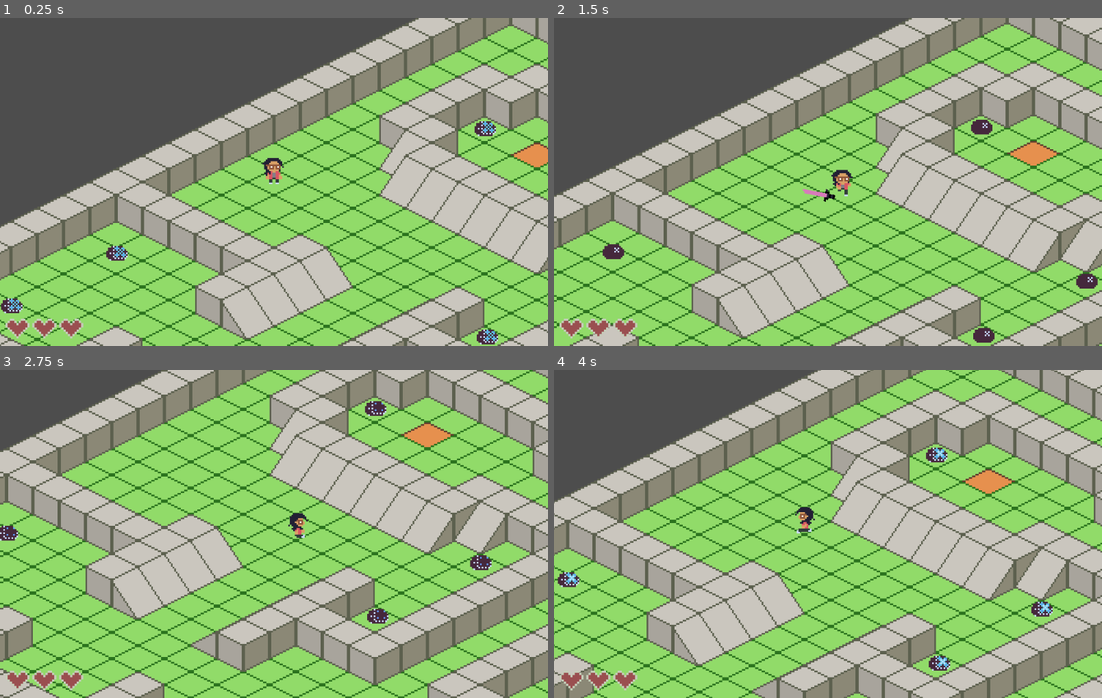
Above: before the commit, frames 1-4 (two rows, left to right).
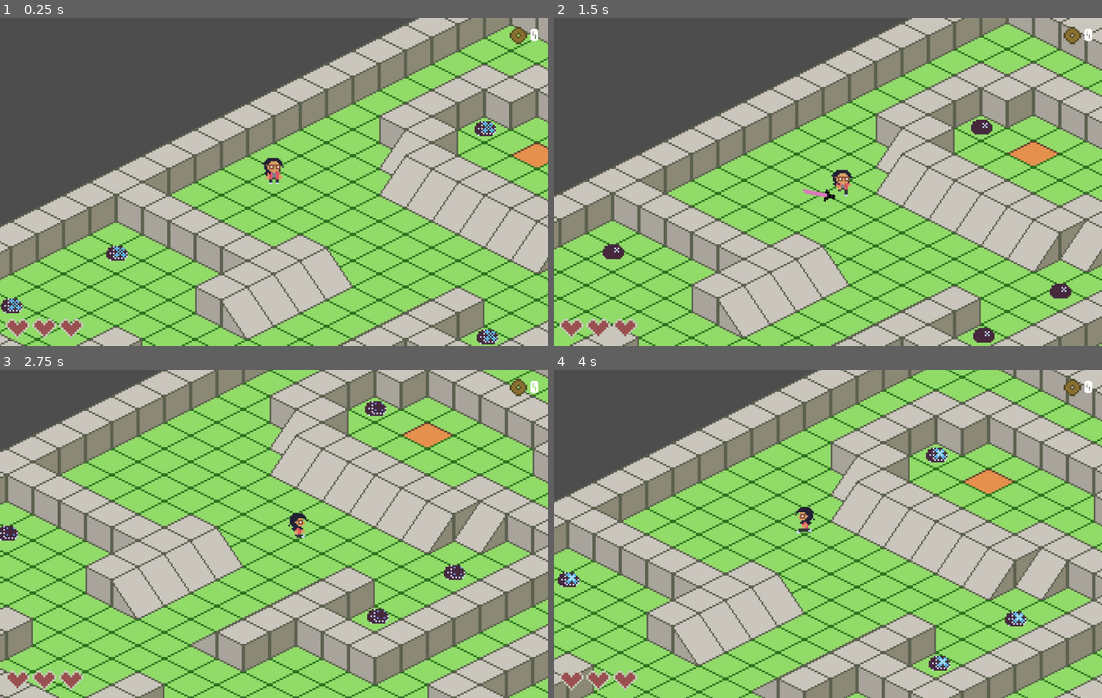
Above: after the commit, the same moments.

Repository: gaboma19/dustership
Game: Godot game, scene res://scenes/combat/combat.tscn
Two runs of this game, one before a commit and one after it. Both use one fixed random seed, a clock stepped at 60 frames per second and the inputs below.
Inputs (mouse positions are in pixels of both pictures, inside the frame that each line leads up to):
- Up to frame 1 (0.25 s): no input
- Up to frame 2 (1.5 s): move the mouse to (948, 165) at 0.52 s; press the mouse at (948, 165) at 0.53 s; hold D (move_right) 0.53-1.28 s; move the mouse to (718, 198) at 1.27 s; release the mouse at (718, 198) at 1.28 s; hold S (move_down) from 1.28 s (still down); click (718, 198) at 1.35 s
- Up to frame 3 (2.75 s): move the mouse to (328, 461) at 2.02 s; release S (move_down) at 2.03 s; press the mouse at (328, 461) at 2.03 s; hold D (move_right) from 2.03 s (still down)
- Up to frame 4 (4 s): move the mouse to (800, 599) at 2.77 s; release D (move_right) at 2.78 s; release the mouse at (800, 599) at 2.78 s; hold Up (move_up) 2.78-3.53 s; click (800, 599) at 2.85 s; move the mouse to (992, 583) at 3.52 s; press the mouse at (992, 583) at 3.53 s; hold A (move_left) from 3.53 s (still down)

The runs differ from the first frame. In frame 1, 0.2% of the frame differs, in the area x 93-99%, y 2-9%; in frame 2, 0.5%; in frame 3, 0.5%, in the area x 81-99%, y 2-64%; in frame 4, 0.5%.

Commit message:
add steel pickups

Diff:
--- a/project.godot
+++ b/project.godot
@@ -17,8 +17,8 @@
 
 [autoload]
 
+GameEvents="*res://scenes/autoload/game_events.tscn"
 PlayerVariables="*res://scenes/autoload/player_variables.tscn"
-GameEvents="*res://scenes/autoload/game_events.tscn"
 
 [display]
 
@@ -83,6 +83,7 @@
 2d_physics/layer_2="Player"
 2d_physics/layer_3="PlayerAttacks"
 2d_physics/layer_4="EnemyAttacks"
+2d_physics/layer_5="PlayerPickup"
 
 [rendering]
 
--- /dev/null
+++ b/resources/pixellari.tres
@@ -0,0 +1,8 @@
+[gd_resource type="FontVariation" load_steps=2 format=3 uid="uid://vruy23h2oe6v"]
+
+[ext_resource type="FontFile" uid="uid://c1fndwv2tyfbk" path="res://assets/pixellari/Pixellari.ttf" id="1_bnpip"]
+
+[resource]
+base_font = ExtResource("1_bnpip")
+spacing_top = 2
+spacing_bottom = -2
--- a/resources/theme.tres
+++ b/resources/theme.tres
@@ -1,6 +1,6 @@
 [gd_resource type="Theme" load_steps=2 format=3 uid="uid://dvxsu1p51t4yo"]
 
-[ext_resource type="FontFile" uid="uid://c1fndwv2tyfbk" path="res://assets/pixellari/Pixellari.ttf" id="1_i63ck"]
+[ext_resource type="FontVariation" uid="uid://vruy23h2oe6v" path="res://resources/pixellari.tres" id="1_38iv3"]
 
 [resource]
-default_font = ExtResource("1_i63ck")
+default_font = ExtResource("1_38iv3")
--- a/scenes/autoload/game_events.gd
+++ b/scenes/autoload/game_events.gd
@@ -1,7 +1,12 @@
 extends Node
 
-signal player_damaged()
+signal player_damaged
+signal steel_collected(value: int)
 
 
 func emit_player_damaged():
 	player_damaged.emit()
+
+
+func emit_steel_collected(value: int):
+	steel_collected.emit(value)
--- a/scenes/autoload/player_variables.gd
+++ b/scenes/autoload/player_variables.gd
@@ -2,3 +2,12 @@
 
 var current_health: int
 var max_health: int
+var steel: int = 0
+
+
+func _ready():
+	GameEvents.steel_collected.connect(on_steel_collected)
+
+
+func on_steel_collected(value: int):
+	steel += value
--- a/scenes/combat/combat.gd
+++ b/scenes/combat/combat.gd
@@ -1,4 +1,4 @@
-extends Node
+extends Node2D
 
 @onready var player: Player = %Player
 
--- a/scenes/combat/combat.tscn
+++ b/scenes/combat/combat.tscn
@@ -7,12 +7,16 @@
 [ext_resource type="PackedScene" uid="uid://ggvy8hstsf8l" path="res://scenes/entities/philo/philo.tscn" id="3_0rarn"]
 [ext_resource type="Script" path="res://scripts/game_camera.gd" id="3_6cnxa"]
 [ext_resource type="PackedScene" uid="uid://b7qlpio0l5g3f" path="res://scenes/combat/pathfinding_tilemap.tscn" id="3_qdqo6"]
+[ext_resource type="PackedScene" uid="uid://bq2c31lypfsj1" path="res://scenes/ui/steel_counter.tscn" id="4_inq1y"]
 
-[node name="Combat" type="Node"]
+[node name="Combat" type="Node2D"]
+y_sort_enabled = true
 script = ExtResource("1_kbpov")
 end_screen_scene = ExtResource("2_0ixah")
 
 [node name="HealthBar" parent="." instance=ExtResource("1_vt4ch")]
+
+[node name="SteelCounter" parent="." instance=ExtResource("4_inq1y")]
 
 [node name="GameCamera" type="Camera2D" parent="."]
 position = Vector2(-112, -72)
@@ -26,7 +30,7 @@
 layer_1/tile_data = PackedInt32Array(786429, 65536, 3, 786430, 65536, 3, 786431, 65536, 3, 720896, 0, 3, 196597, 0, 3,  …(5447 unchanged characters)…
 layer_2/name = "ceiling"
 layer_2/y_sort_enabled = true
-layer_2/z_index = 1
+layer_2/z_index = 2
 layer_2/navigation_enabled = false
 layer_2/tile_data = PackedInt32Array(-131054, 262144, 6, -131053, 262144, 6, -196589, 0, 6, -196590, 0, 6)
 
@@ -39,7 +43,7 @@
 health_bar = NodePath("../../HealthBar")
 
 [node name="Philo" parent="Entities" instance=ExtResource("3_0rarn")]
-position = Vector2(80, -8)
+position = Vector2(64, 0)
 
 [node name="Philo2" parent="Entities" instance=ExtResource("3_0rarn")]
 position = Vector2(16, 24)
--- /dev/null
+++ b/scenes/components/steel_drop_component.gd
@@ -0,0 +1,27 @@
+extends Node
+
+@export_range(0, 1) var drop_percent: float = 0.5
+@export var health_component: Node
+
+var steel_scene = preload("res://scenes/entities/steel/steel.tscn")
+
+
+func _ready():
+	(health_component as HealthComponent).died.connect(on_died)
+
+
+func on_died():
+	if steel_scene == null:
+		return
+
+	if not owner is Node2D:
+		return
+
+	if randf() > drop_percent:
+		return
+
+	var spawn_position = (owner as Node2D).global_position
+	var steel_instance = steel_scene.instantiate()
+	var entities_layer = get_tree().get_first_node_in_group("entities")
+	entities_layer.add_child(steel_instance)
+	steel_instance.global_position = spawn_position
--- /dev/null
+++ b/scenes/components/steel_drop_component.tscn
@@ -0,0 +1,6 @@
+[gd_scene load_steps=2 format=3 uid="uid://dd20ju6l4rhiy"]
+
+[ext_resource type="Script" path="res://scenes/components/steel_drop_component.gd" id="1_rw68y"]
+
+[node name="SteelDropComponent" type="Node"]
+script = ExtResource("1_rw68y")
--- a/scenes/entities/philo/philo.tscn
+++ b/scenes/entities/philo/philo.tscn
@@ -7,6 +7,7 @@
 [ext_resource type="PackedScene" uid="uid://bad0hk0t7q50h" path="res://scenes/components/hurtbox_component.tscn" id="2_xgd4y"]
 [ext_resource type="PackedScene" uid="uid://dmoxbd2k6knqn" path="res://scenes/components/hit_flash_component.tscn" id="4_2drbo"]
 [ext_resource type="Shader" path="res://scenes/components/hit_flash_component_material.gdshader" id="5_imsff"]
+[ext_resource type="PackedScene" uid="uid://dd20ju6l4rhiy" path="res://scenes/components/steel_drop_component.tscn" id="6_6lyqc"]
 [ext_resource type="PackedScene" uid="uid://bqp027bkxbbdq" path="res://scenes/components/death_component.tscn" id="6_m3bhp"]
 [ext_resource type="PackedScene" uid="uid://txlnj5q7hlne" path="res://scripts/state_machine/state_machine.tscn" id="6_mnpyb"]
 [ext_resource type="Script" path="res://scenes/entities/philo/states/idle.gd" id="7_bsmhr"]
@@ -206,6 +207,10 @@
 sprite = NodePath("../Sprite2D")
 hit_flash_material = SubResource("ShaderMaterial_8i80p")
 
+[node name="SteelDropComponent" parent="." node_paths=PackedStringArray("health_component") instance=ExtResource("6_6lyqc")]
+drop_percent = 1.0
+health_component = NodePath("../HealthComponent")
+
 [node name="DeathComponent" parent="." node_paths=PackedStringArray("health_component", "sprite") instance=ExtResource("6_m3bhp")]
 health_component = NodePath("../HealthComponent")
 sprite = NodePath("../Sprite2D")
@@ -259,7 +264,7 @@
 offset = Vector2(0, -6)
 hframes = 6
 vframes = 6
-frame = 14
+frame = 10
 metadata/_aseprite_wizard_config_ = {
 "i_mode": -1,
 "keep_anim_length": false,
--- a/scenes/entities/player/player.tscn
+++ b/scenes/entities/player/player.tscn
@@ -6,6 +6,9 @@
 [ext_resource type="PackedScene" uid="uid://dddqbw827wnsn" path="res://scenes/abilities/sword_ability_controller/sword_ability_controller.tscn" id="3_k1pfd"]
 [ext_resource type="PackedScene" uid="uid://b1qboeyt6528a" path="res://scenes/components/health_component.tscn" id="4_bveuy"]
 [ext_resource type="PackedScene" uid="uid://bdh07l2o7mvp5" path="res://scenes/components/ability_spawn_component.tscn" id="5_lbmhv"]
+
+[sub_resource type="CircleShape2D" id="CircleShape2D_iq7hs"]
+radius = 32.0
 
 [sub_resource type="CapsuleShape2D" id="CapsuleShape2D_rhy7w"]
 radius = 4.0
@@ -628,6 +631,27 @@
 [node name="Abilities" type="Node" parent="."]
 
 [node name="SwordAbilityController" parent="Abilities" instance=ExtResource("3_k1pfd")]
+
+[node name="PickupArea" type="Area2D" parent="."]
+visible = false
+collision_layer = 16
+collision_mask = 0
+
+[node name="CollisionShape2D" type="CollisionShape2D" parent="PickupArea"]
+shape = SubResource("CircleShape2D_iq7hs")
+
+[node name="PlayerHurtboxComponent" type="Area2D" parent="."]
+visible = false
+collision_layer = 0
+collision_mask = 8
+
+[node name="DamageIntervalTimer" type="Timer" parent="PlayerHurtboxComponent"]
+wait_time = 0.5
+one_shot = true
+
+[node name="CollisionShape2D" type="CollisionShape2D" parent="PlayerHurtboxComponent"]
+position = Vector2(0, -6)
+shape = SubResource("CapsuleShape2D_rhy7w")
 
 [node name="Sprite2D" type="Sprite2D" parent="."]
 texture_filter = 1
@@ -649,19 +673,6 @@
 "source": "res://art/gabriel/gabriel.aseprite"
 }
 
-[node name="PlayerHurtboxComponent" type="Area2D" parent="."]
-visible = false
-collision_layer = 0
-collision_mask = 8
-
-[node name="DamageIntervalTimer" type="Timer" parent="PlayerHurtboxComponent"]
-wait_time = 0.5
-one_shot = true
-
-[node name="CollisionShape2D" type="CollisionShape2D" parent="PlayerHurtboxComponent"]
-position = Vector2(0, -6)
-shape = SubResource("CapsuleShape2D_rhy7w")
-
 [node name="AnimationPlayer" type="AnimationPlayer" parent="."]
 libraries = {
 "": SubResource("AnimationLibrary_vs3ls")
--- /dev/null
+++ b/scenes/entities/steel/steel.gd
@@ -0,0 +1,44 @@
+extends Node2D
+
+@onready var sprite = $Sprite2D
+@onready var collision_shape_2d = $CollectionArea/CollisionShape2D
+
+@export var steel_value: int = 1
+
+
+func _ready():
+	$CollectionArea.area_entered.connect(on_collection_area_entered)
+
+
+func tween_collect(percent: float, start_position: Vector2):
+	var player = get_tree().get_first_node_in_group("player")
+	if player == null:
+		return
+
+	global_position = start_position.lerp(player.global_position, percent)
+	var direction_from_start = player.global_position - start_position
+
+	var target_rotation = direction_from_start.angle() + deg_to_rad(90)
+	rotation = lerp_angle(rotation, target_rotation, 1 - exp(-2 * get_process_delta_time()))
+
+
+func collect():
+	GameEvents.emit_steel_collected(steel_value)
+	queue_free()
+
+
+func disable_collision():
+	collision_shape_2d.disabled = true
+
+
+func on_collection_area_entered(_area: Area2D):
+	Callable(disable_collision).call_deferred()
+
+	var tween = create_tween()
+	tween.set_parallel()
+	tween.tween_method(tween_collect.bind(global_position), 0.0, 1.0, 0.5)\
+	.set_ease(Tween.EASE_IN)\
+	.set_trans(Tween.TRANS_BACK)
+	tween.tween_property(sprite, "scale", Vector2.ZERO, 0.05).set_delay(0.45)
+	tween.chain()
+	tween.tween_callback(collect)
--- /dev/null
+++ b/scenes/entities/steel/steel.tscn
@@ -0,0 +1,112 @@
+[gd_scene load_steps=6 format=3 uid="uid://b42vxidw5eb3m"]
+
+[ext_resource type="Script" path="res://scenes/entities/steel/steel.gd" id="1_djhec"]
+[ext_resource type="Texture2D" uid="uid://b314xfwo2enj5" path="res://assets/steel/steel.png" id="2_0qc3i"]
+
+[sub_resource type="Animation" id="Animation_37t5e"]
+length = 0.9
+loop_mode = 1
+step = 0.15
+tracks/0/type = "value"
+tracks/0/imported = false
+tracks/0/enabled = true
+tracks/0/path = NodePath("Sprite2D:texture")
+tracks/0/interp = 1
+tracks/0/loop_wrap = false
+tracks/0/keys = {
+"times": PackedFloat32Array(0),
+"transitions": PackedFloat32Array(1),
+"update": 1,
+"values": [ExtResource("2_0qc3i")]
+}
+tracks/1/type = "value"
+tracks/1/imported = false
+tracks/1/enabled = true
+tracks/1/path = NodePath("Sprite2D:hframes")
+tracks/1/interp = 1
+tracks/1/loop_wrap = false
+tracks/1/keys = {
+"times": PackedFloat32Array(0),
+"transitions": PackedFloat32Array(1),
+"update": 1,
+"values": [3]
+}
+tracks/2/type = "value"
+tracks/2/imported = false
+tracks/2/enabled = true
+tracks/2/path = NodePath("Sprite2D:vframes")
+tracks/2/interp = 1
+tracks/2/loop_wrap = false
+tracks/2/keys = {
+"times": PackedFloat32Array(0),
+"transitions": PackedFloat32Array(1),
+"update": 1,
+"values": [2]
+}
+tracks/3/type = "value"
+tracks/3/imported = false
+tracks/3/enabled = true
+tracks/3/path = NodePath("Sprite2D:visible")
+tracks/3/interp = 1
+tracks/3/loop_wrap = false
+tracks/3/keys = {
+"times": PackedFloat32Array(0),
+"transitions": PackedFloat32Array(1),
+"update": 1,
+"values": [true]
+}
+tracks/4/type = "value"
+tracks/4/imported = false
+tracks/4/enabled = true
+tracks/4/path = NodePath("Sprite2D:frame")
+tracks/4/interp = 1
+tracks/4/loop_wrap = false
+tracks/4/keys = {
+"times": PackedFloat32Array(0, 0.15, 0.3, 0.45, 0.6, 0.75),
+"transitions": PackedFloat32Array(1, 1, 1, 1, 1, 1),
+"update": 1,
+"values": [0, 1, 2, 3, 4, 5]
+}
+
+[sub_resource type="AnimationLibrary" id="AnimationLibrary_geyvy"]
+_data = {
+"default": SubResource("Animation_37t5e")
+}
+
+[sub_resource type="CircleShape2D" id="CircleShape2D_1k4bw"]
+radius = 16.0
+
+[node name="Steel" type="Node2D"]
+script = ExtResource("1_djhec")
+
+[node name="AnimationPlayer" type="AnimationPlayer" parent="."]
+libraries = {
+"": SubResource("AnimationLibrary_geyvy")
+}
+autoplay = "default"
+
+[node name="CollectionArea" type="Area2D" parent="."]
+collision_layer = 0
+collision_mask = 16
+
+[node name="CollisionShape2D" type="CollisionShape2D" parent="CollectionArea"]
+shape = SubResource("CircleShape2D_1k4bw")
+
+[node name="Sprite2D" type="Sprite2D" parent="."]
+texture_filter = 1
+texture = ExtResource("2_0qc3i")
+hframes = 3
+vframes = 2
+frame = 4
+metadata/_aseprite_wizard_config_ = {
+"i_mode": -1,
+"keep_anim_length": false,
+"layer": "",
+"o_ex_p": "",
+"o_folder": "",
+"o_name": "",
+"only_visible": false,
+"op_exp": true,
+"player": "AnimationPlayer",
+"source": "res://assets/steel/steel.aseprite"
+}
--- /dev/null
+++ b/scenes/ui/health_bar/empty_heart_panel.tscn
@@ -0,0 +1,22 @@
+[gd_scene load_steps=2 format=3 uid="uid://c5ma31chcek2c"]
+
+[ext_resource type="Texture2D" uid="uid://dic2u4u4fbo1a" path="res://assets/heart/empty_heart.png" id="1_tdn5b"]
+
+[node name="EmptyHeartPanel" type="Panel"]
+
+[node name="Sprite2D" type="Sprite2D" parent="."]
+texture_filter = 1
+scale = Vector2(4, 4)
+texture = ExtResource("1_tdn5b")
+metadata/_aseprite_wizard_config_ = {
+"i_mode": 1,
+"keep_anim_length": false,
+"layer": "",
+"o_ex_p": "",
+"o_folder": "",
+"o_name": "",
+"only_visible": false,
+"op_exp": false,
+"player": "",
+"source": "res://assets/heart/heart.aseprite"
+}
--- a/scenes/ui/health_bar/health_bar.gd
+++ b/scenes/ui/health_bar/health_bar.gd
@@ -1,6 +1,7 @@
 extends CanvasLayer
 
 @export var heart_panel_scene: PackedScene
+@export var empty_heart_panel_scene: PackedScene
 
 @onready var heart_container: HBoxContainer = %HeartContainer
 
@@ -23,7 +24,8 @@
 		heart_container.add_child(heart_container_instance)
 
 	for j in PlayerVariables.max_health - PlayerVariables.current_health:
-		pass
+		var empty_heart_container_instance = empty_heart_panel_scene.instantiate()
+		heart_container.add_child(empty_heart_container_instance)
 
 
 func on_player_damaged():
--- a/scenes/ui/health_bar/health_bar.tscn
+++ b/scenes/ui/health_bar/health_bar.tscn
@@ -1,11 +1,13 @@
-[gd_scene load_steps=3 format=3 uid="uid://b61du28ox3e38"]
+[gd_scene load_steps=4 format=3 uid="uid://b61du28ox3e38"]
 
 [ext_resource type="PackedScene" uid="uid://crbfqt62kncy7" path="res://scenes/ui/health_bar/heart_panel.tscn" id="1_d80qb"]
 [ext_resource type="Script" path="res://scenes/ui/health_bar/health_bar.gd" id="1_ppetb"]
+[ext_resource type="PackedScene" uid="uid://c5ma31chcek2c" path="res://scenes/ui/health_bar/empty_heart_panel.tscn" id="3_1lr0a"]
 
 [node name="HealthBar" type="CanvasLayer"]
 script = ExtResource("1_ppetb")
 heart_panel_scene = ExtResource("1_d80qb")
+empty_heart_panel_scene = ExtResource("3_1lr0a")
 
 [node name="MarginContainer" type="MarginContainer" parent="."]
 anchors_preset = 15
--- a/scenes/ui/health_bar/heart_panel.tscn
+++ b/scenes/ui/health_bar/heart_panel.tscn
@@ -18,5 +18,5 @@
 "only_visible": false,
 "op_exp": false,
 "player": "",
-"source": "res://assets/heart/heart.aseprite"
+"source": "res://assets/heart/empty_heart.aseprite"
 }
--- /dev/null
+++ b/scenes/ui/steel_counter.gd
@@ -0,0 +1,22 @@
+extends CanvasLayer
+
+
+func _ready():
+	GameEvents.steel_collected.connect(on_steel_collected)
+	%Label.text = format_number(PlayerVariables.steel)
+
+
+func on_steel_collected(_value):
+	%Label.text = format_number(PlayerVariables.steel)
+
+
+func format_number(value) -> String:
+	value = str(round(value))
+	var output := ""
+
+	for i in range(0, value.length()):
+		if i != 0 and i % 3 == value.length() % 3:
+			output += ","
+		output += value[i]
+
+	return output
--- /dev/null
+++ b/scenes/ui/steel_counter.tscn
@@ -0,0 +1,50 @@
+[gd_scene load_steps=3 format=3 uid="uid://bq2c31lypfsj1"]
+
+[ext_resource type="Script" path="res://scenes/ui/steel_counter.gd" id="1_6m4tb"]
+[ext_resource type="Texture2D" uid="uid://y66uvuelkisa" path="res://assets/steel/steel_icon.png" id="1_t6wmf"]
+
+[node name="SteelCounter" type="CanvasLayer"]
+script = ExtResource("1_6m4tb")
+
+[node name="MarginContainer" type="MarginContainer" parent="."]
+anchors_preset = 15
+anchor_right = 1.0
+anchor_bottom = 1.0
+grow_horizontal = 2
+grow_vertical = 2
+theme_override_constants/margin_left = 16
+theme_override_constants/margin_top = 16
+theme_override_constants/margin_right = 16
+theme_override_constants/margin_bottom = 16
+
+[node name="HBoxContainer" type="HBoxContainer" parent="MarginContainer"]
+custom_minimum_size = Vector2(100, 32)
+layout_mode = 2
+size_flags_horizontal = 8
+size_flags_vertical = 0
+alignment = 2
+
+[node name="TextureRect" type="TextureRect" parent="MarginContainer/HBoxContainer"]
+texture_filter = 1
+layout_mode = 2
+texture = ExtResource("1_t6wmf")
+expand_mode = 2
+stretch_mode = 4
+metadata/_aseprite_wizard_config_ = {
+"i_mode": 1,
+"keep_anim_length": false,
+"layer": "",
+"o_ex_p": "",
+"o_folder": "",
+"o_name": "",
+"only_visible": false,
+"op_exp": false,
+"player": "",
+"source": "res://assets/steel/steel.aseprite"
+}
+
+[node name="Label" type="Label" parent="MarginContainer/HBoxContainer"]
+unique_name_in_owner = true
+layout_mode = 2
+theme_override_font_sizes/font_size = 32
+text = "5"
Binary file added: assets/heart/empty_heart.aseprite
Not shown, added: assets/heart/empty_heart.aseprite.import
Binary file added: assets/heart/empty_heart.png
Not shown, added: assets/heart/empty_heart.png.import
Binary file added: assets/key/key.aseprite
Not shown, added: assets/key/key.aseprite.import
Binary file added: assets/steel/steel.aseprite
Not shown, added: assets/steel/steel.aseprite.import
Binary file added: assets/steel/steel.png
Not shown, added: assets/steel/steel.png.import
Binary file added: assets/steel/steel_icon.png
Not shown, added: assets/steel/steel_icon.png.import
(and 3 more such lines)
